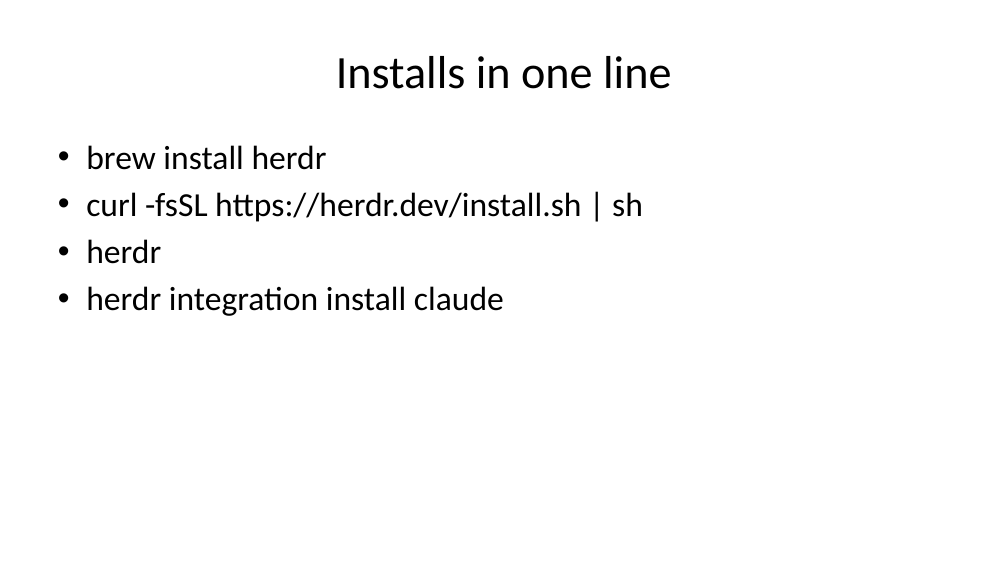
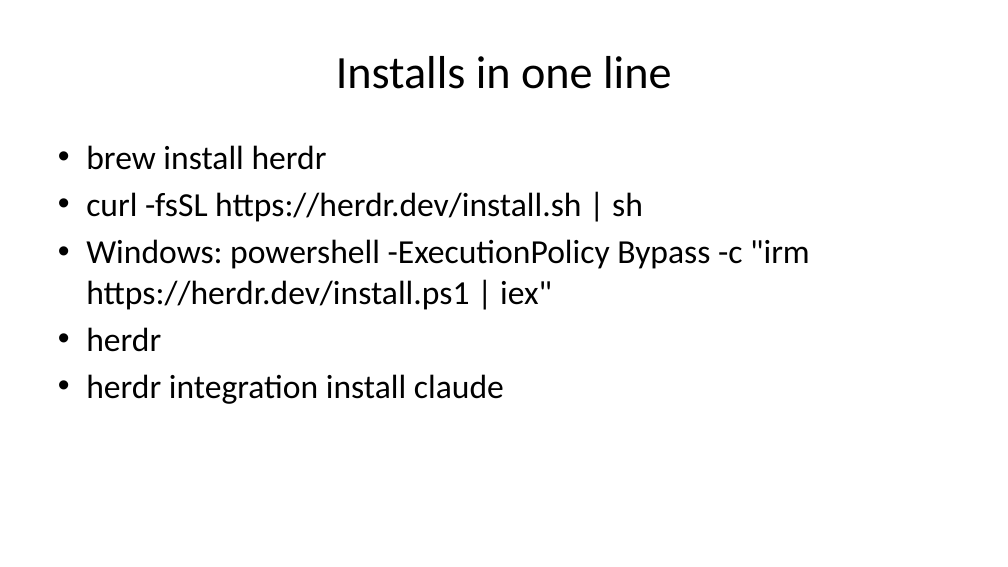
Before and after one commit to Adron/herdr, a slide deck: slide 5 of presentation/herding-agents.pptx. Drawn at 1008x567 pixels with LibreOffice and Linux fonts; fonts in the diff are those of the drawing. Boxes give left, top, right and bottom in pixels: in the first picture for what was removed or moved away, otherwise in the second. Text is boxed around its words. In the diff, an @@ line names an element or a change of style, - is before the commit and + after.

```diff
--- a/presentation/herding-agents.pptx
+++ b/presentation/herding-agents.pptx
@@ text at bbox=[86, 239, 810, 310]: paragraph added @@
+• Windows: powershell -ExecutionPolicy Bypass -c "irm https://herdr.dev/install.ps1 | iex"
```
Also in this commit, not shown: 3 other files.
